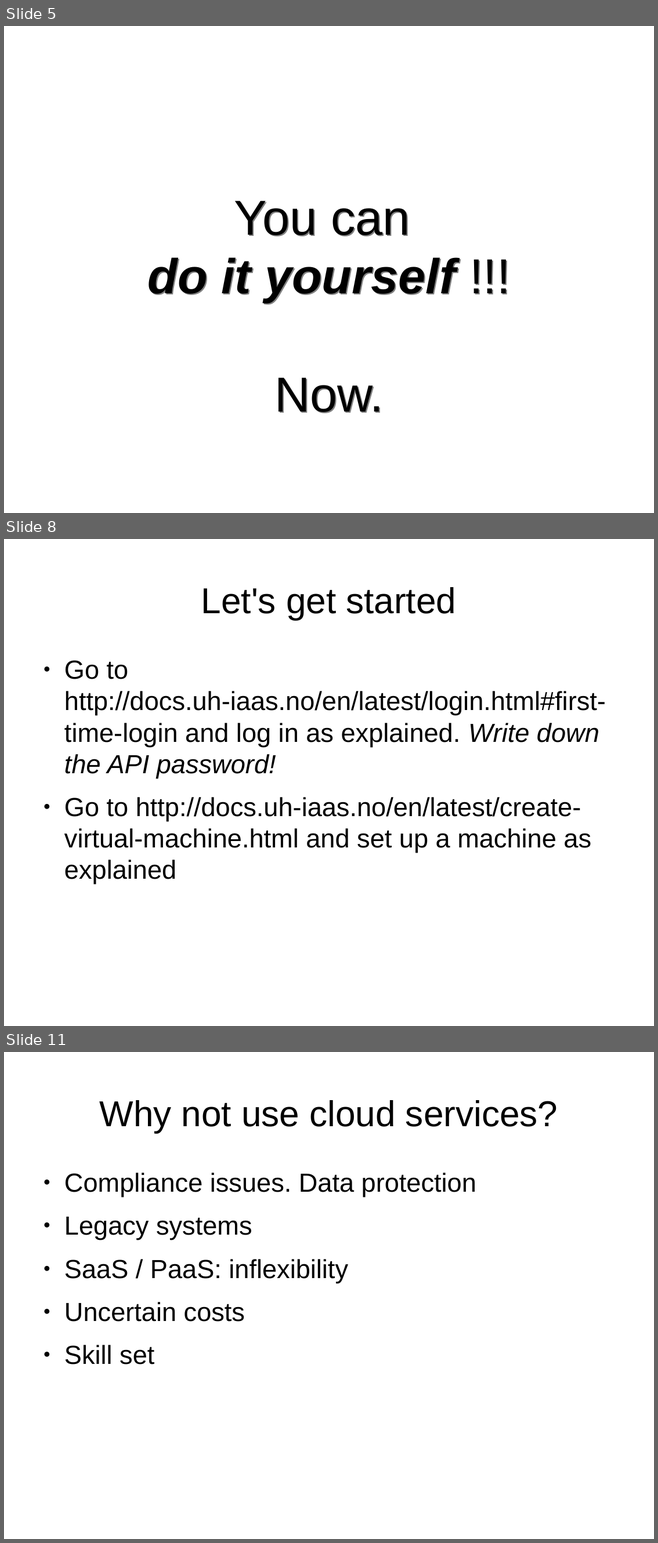
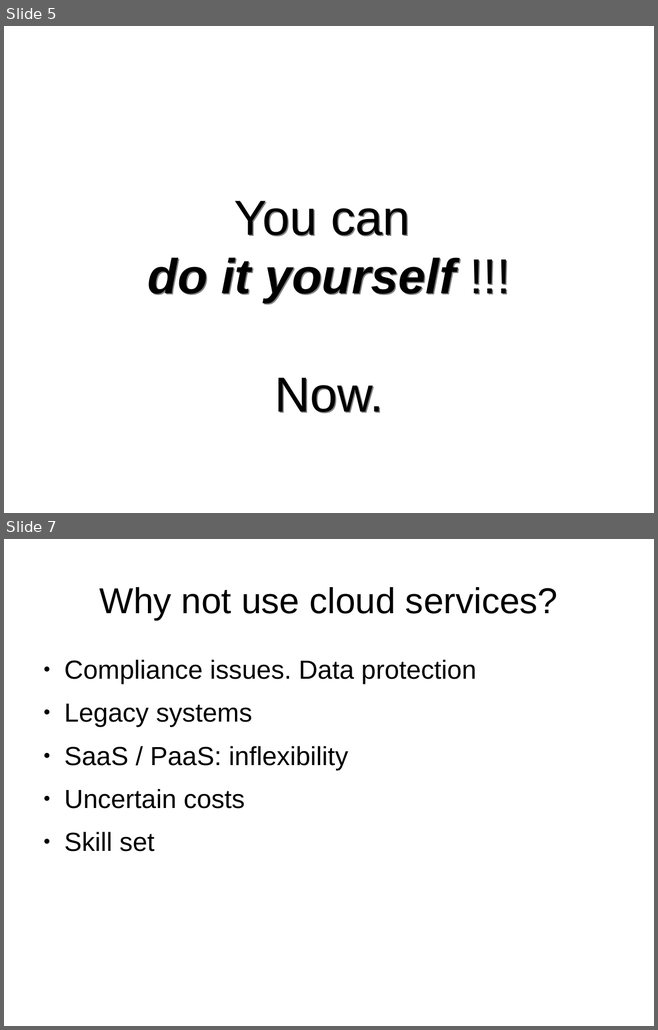
Before and after one commit to arnsteio/UH-IaaS-mini-workshop, a slide deck: UH-sky_IaaS-MiniWorkshop.odp. Shown one above the other, each under a label of ours: slides 5, 8 and 11 before the commit, slides 5 and 7 after it; the slides between them are not shown. The pictures are 658x1543 and 658x1030 pixels, drawn with LibreOffice and Linux fonts; fonts in the diff are those of the drawing. Boxes give left, top, right and bottom in pixels: in the first picture for what was removed or moved away, otherwise in the second. Text is boxed around its words. In the diff, an @@ line names an element or a change of style, - is before the commit and + after.

Commit message:
Minor updates: - Bit on API password - Building a machine via CLI - Removed superfluous slides from presentation - MAe URLs more readable - Minor edits

```diff
--- a/UH-sky_IaaS-MiniWorkshop.odp
+++ b/UH-sky_IaaS-MiniWorkshop.odp
@@ slide 8 removed at box(4, 539, 654, 1026), background #FFFFFF @@
@@ title removed at box(201, 587, 456, 620) @@
-Let's get started
@@ text removed at box(64, 660, 605, 884) @@
-● Go to http://docs.uh-iaas.no/en/latest/login.html#first-time-login and log in as explained. Write down the API password!
-● Go to http://docs.uh-iaas.no/en/latest/create-virtual-machine.html and set up a machine as explained
@@ what was slide 11 is now slide 7 @@
```
Also in this commit, not shown: 1 slide changed, 3 other slides removed, 3 other files.
